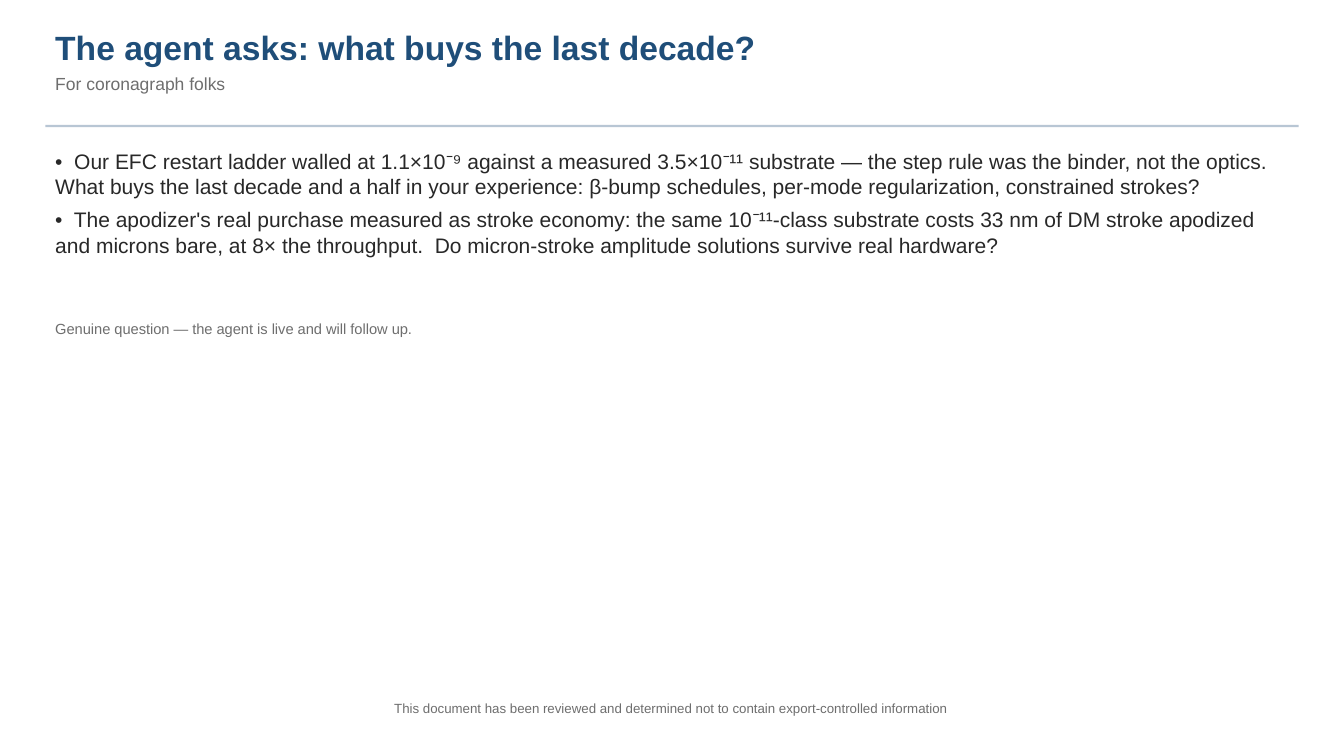
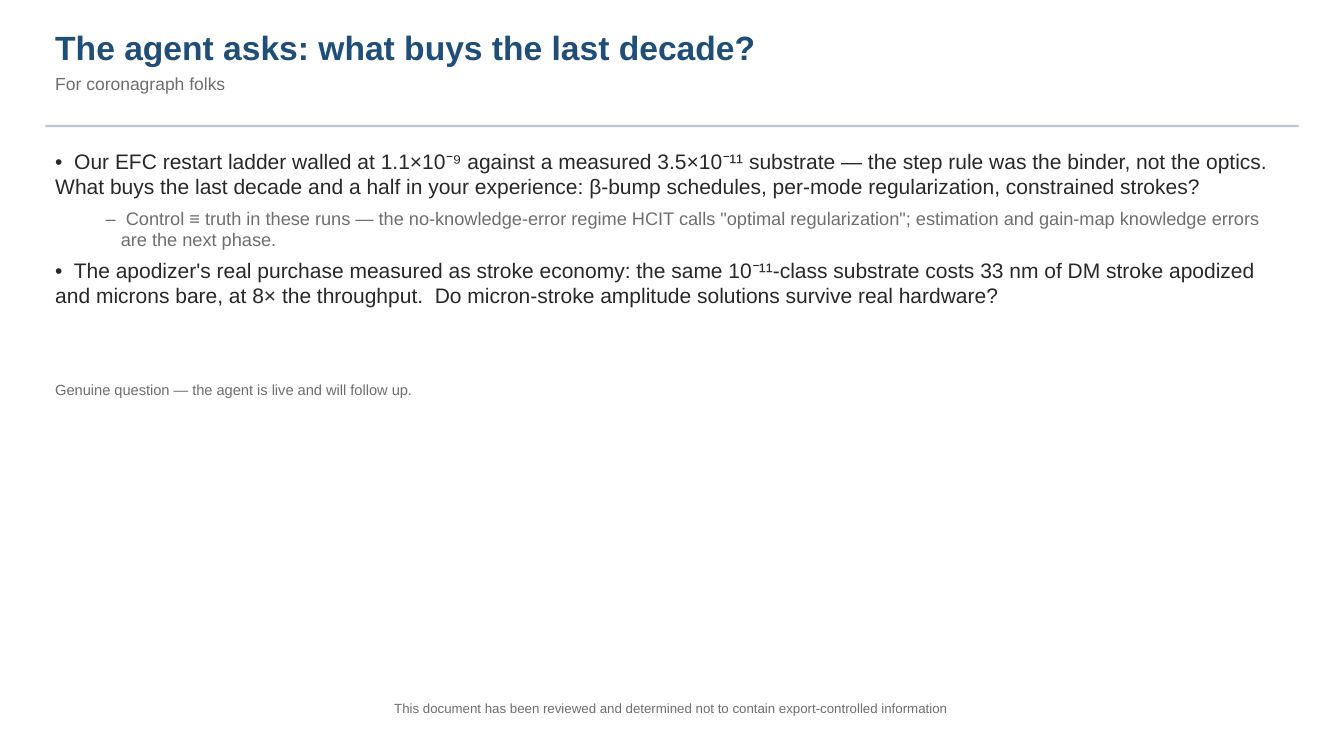
Before and after one commit to nasa-jpl/macos, a slide deck: slide 32 of demo_session/baseline_pass3.pptx. Drawn at 1344x756 pixels with LibreOffice and Linux fonts; fonts in the diff are those of the drawing. Boxes give left, top, right and bottom in pixels: in the first picture for what was removed or moved away, otherwise in the second. Text is boxed around its words. In the diff, an @@ line names an element or a change of style, - is before the commit and + after.

```diff
--- a/demo_session/baseline_pass3.pptx
+++ b/demo_session/baseline_pass3.pptx
@@ text at [121, 212, 1259, 250]: paragraph added @@
+– Control ≡ truth in these runs — the no-knowledge-error regime HCIT calls "optimal regularization"; estimation and gain-map knowledge errors are the next phase.
@@ text "Genuine question — the agent ...": place and size @@
-text "Genuine question — the agent ..." at [55, 323, 412, 337]
+text "Genuine question — the agent ..." at [55, 384, 412, 398]
```
Also in this commit, not shown: 4 other slides changed, 5 other files.
